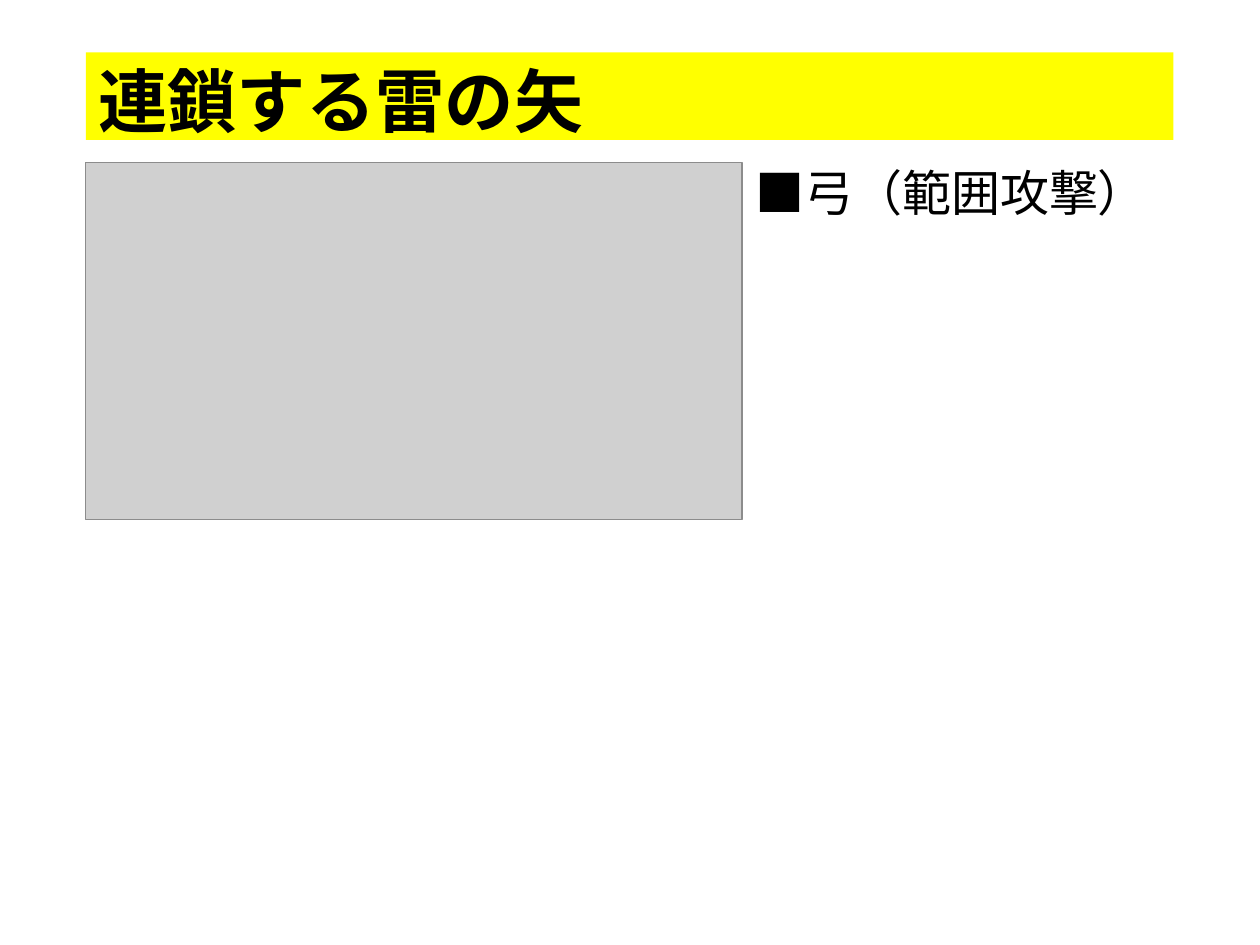
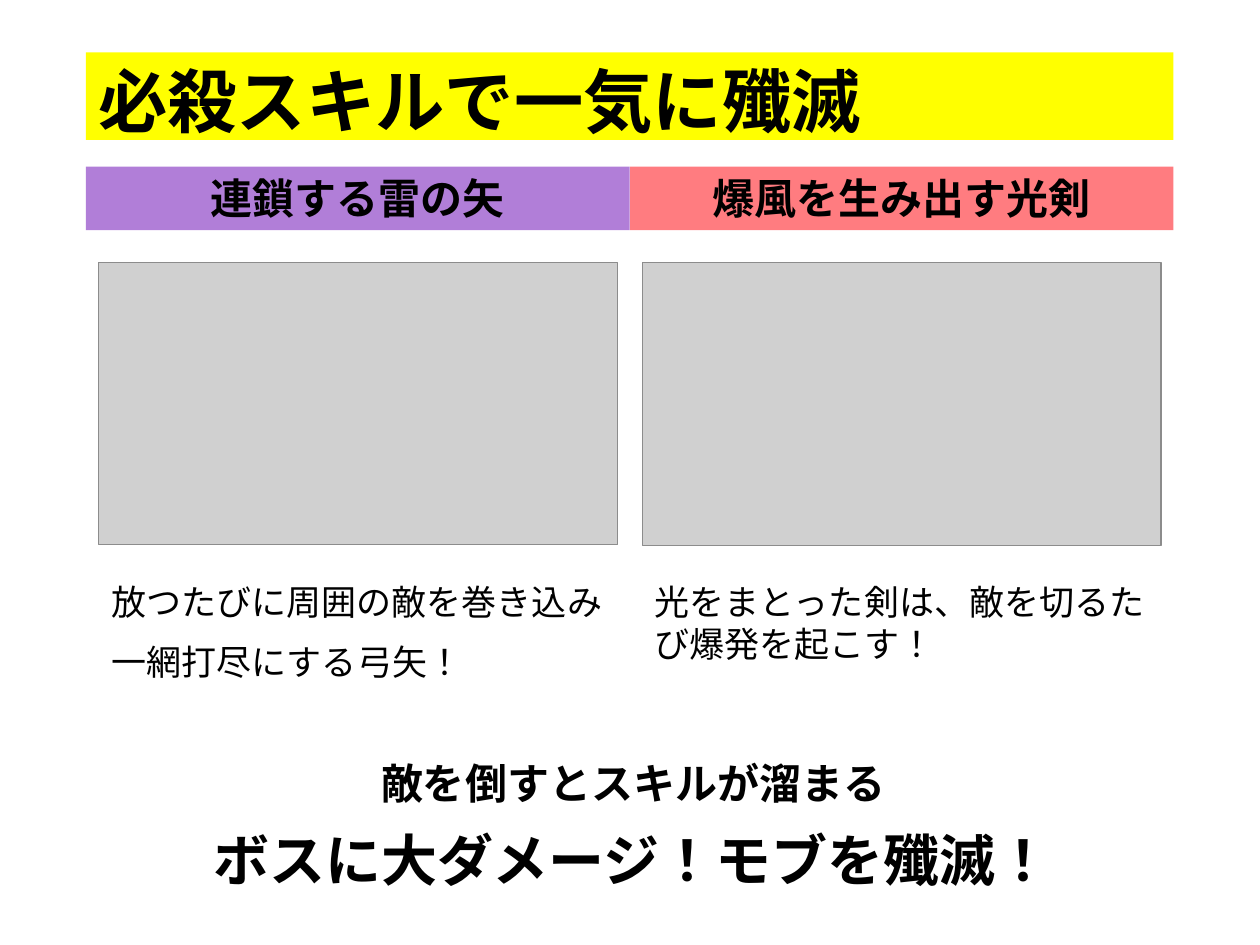
Before and after one commit to thi-bow/2017Team05, a slide deck: slide 6 of 企画/企画書/プレゼンテーション1.pptx. Drawn at 1260x945 pixels with LibreOffice and Linux fonts; fonts in the diff are those of the drawing; grey boxes stand for pictures. Boxes give left, top, right and bottom in pixels: in the first picture for what was removed or moved away, otherwise in the second. Text is boxed around its words. In the diff, an @@ line names an element or a change of style, - is before the commit and + after.

```diff
--- a/企画/企画書/プレゼンテーション1.pptx
+++ b/企画/企画書/プレゼンテーション1.pptx
@@ title at <box>98,68,860,144</box>: text changed @@
-連鎖する雷の矢
+必殺スキルで一気に殲滅
@@ rectangle added at <box>86,166,630,229</box>, fill #B17ED8, 24 pt, text #000000, bold @@
+連鎖する雷の矢
@@ rectangle added at <box>630,166,1173,229</box>, fill #FF7C80, 24 pt, text #000000, bold @@
+爆風を生み出す光剣
@@ text removed at <box>755,169,1146,216</box> @@
-■弓（範囲攻撃）
@@ picture: place and size @@
-picture at <box>86,163,742,519</box>
+picture at <box>98,262,617,544</box>
@@ picture added at <box>643,262,1162,546</box> @@
@@ text added at <box>111,585,602,678</box>, 20 pt, text #000000 @@
+放つたびに周囲の敵を巻き込み
+一網打尽にする弓矢！
@@ text added at <box>655,585,1145,660</box>, 20 pt, text #000000 @@
+光をまとった剣は、敵を切るたび爆発を起こす！
@@ text added at <box>381,762,885,803</box>, 24 pt, text #000000, bold @@
+敵を倒すとスキルが溜まる
@@ text added at <box>214,832,1052,886</box>, 32 pt, text #000000, bold @@
+ボスに大ダメージ！モブを殲滅！
```
Also in this commit, not shown: 4 other slides changed, 1 slide added, 4 slides removed, 13 other files.
